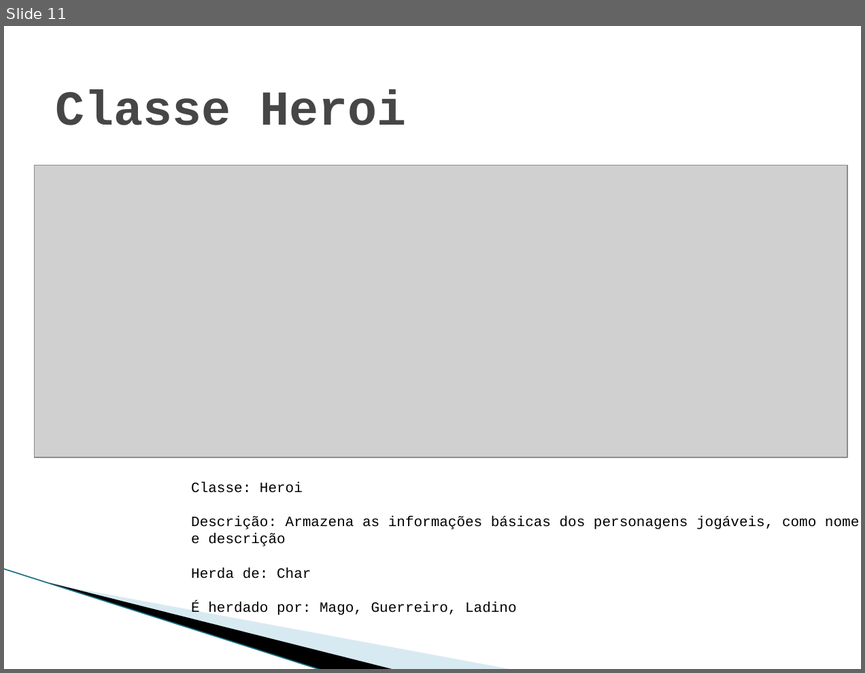
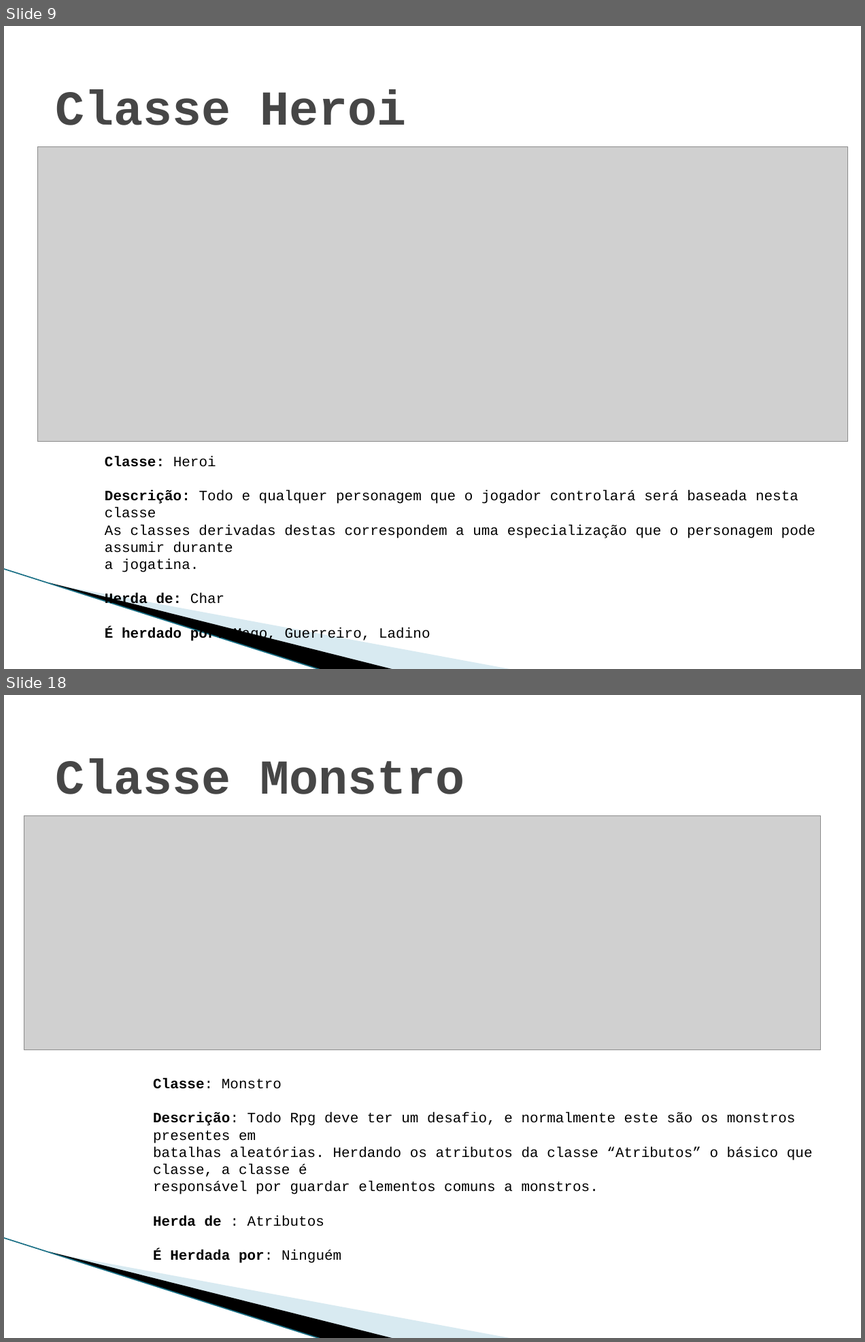
Before and after one commit to Sairaf/RPG, a slide deck: Trabalho final Prog2.pptx. Shown one above the other, each under a label of ours: slide 11 before the commit, slides 9 and 18 after it; the slides between them are not shown. The pictures are 865x673 and 865x1342 pixels, drawn with LibreOffice and Linux fonts; fonts in the diff are those of the drawing; grey boxes stand for pictures; background and template pictures are left out. Boxes give left, top, right and bottom in pixels: in the first picture for what was removed or moved away, otherwise in the second. Text is boxed around its words. In the diff, an @@ line names an element or a change of style, - is before the commit and + after.

```diff
--- a/Trabalho final Prog2.pptx
+++ b/Trabalho final Prog2.pptx
@@ slide 18 added at (4, 695, 861, 1338), background picture (left out); not listed: 3 template elements that a slide beside it also shows @@
@@ title added at (55, 759, 465, 794), 41 pt, text #464646, bold @@
+Classe Monstro
@@ picture added at (24, 816, 821, 1050) @@
@@ text added at (153, 1078, 813, 1226), 12 pt, text #000000 @@
+Classe: Monstro
+Descrição: Todo Rpg deve ter um desafio, e normalmente este são os monstros presentes em
+batalhas aleatórias. Herdando os atributos da classe “Atributos” o básico que classe, a classe é
+responsável por guardar elementos comuns a monstros.
+Herda de : Atributos
+É Herdada por: Ninguém
@@ what was slide 11 is now slide 9 @@
@@ slide 9 changed as well @@
@@ picture: place and size @@
-picture at (34, 165, 847, 457)
+picture at (37, 147, 847, 441)
@@ text "Classe: Heroi": place and size @@
-text "Classe: Heroi" at (191, 482, 859, 615)
+text "Classe: Heroi" at (105, 456, 815, 642)
@@ text at (105, 456, 430, 642): bold on in "Classe:", "Herda de:", "É herdado por:" @@
@@ text at (105, 490, 815, 572): text changed @@
-Descrição: Armazena as informações básicas dos personagens jogáveis, como nome e descrição
+Descrição: Todo e qualquer personagem que o jogador controlará será baseada nesta classe
+As classes derivadas destas correspondem a uma especialização que o personagem pode assumir durante
+a jogatina.
```
Also in this commit, not shown: 5 other slides changed, 13 other slides added, 2 slides removed.
